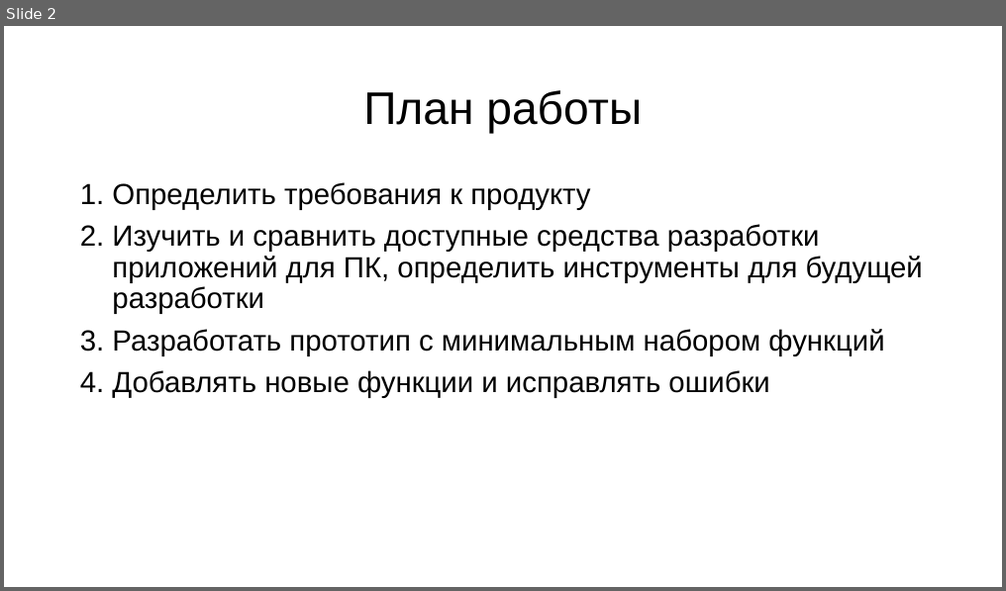
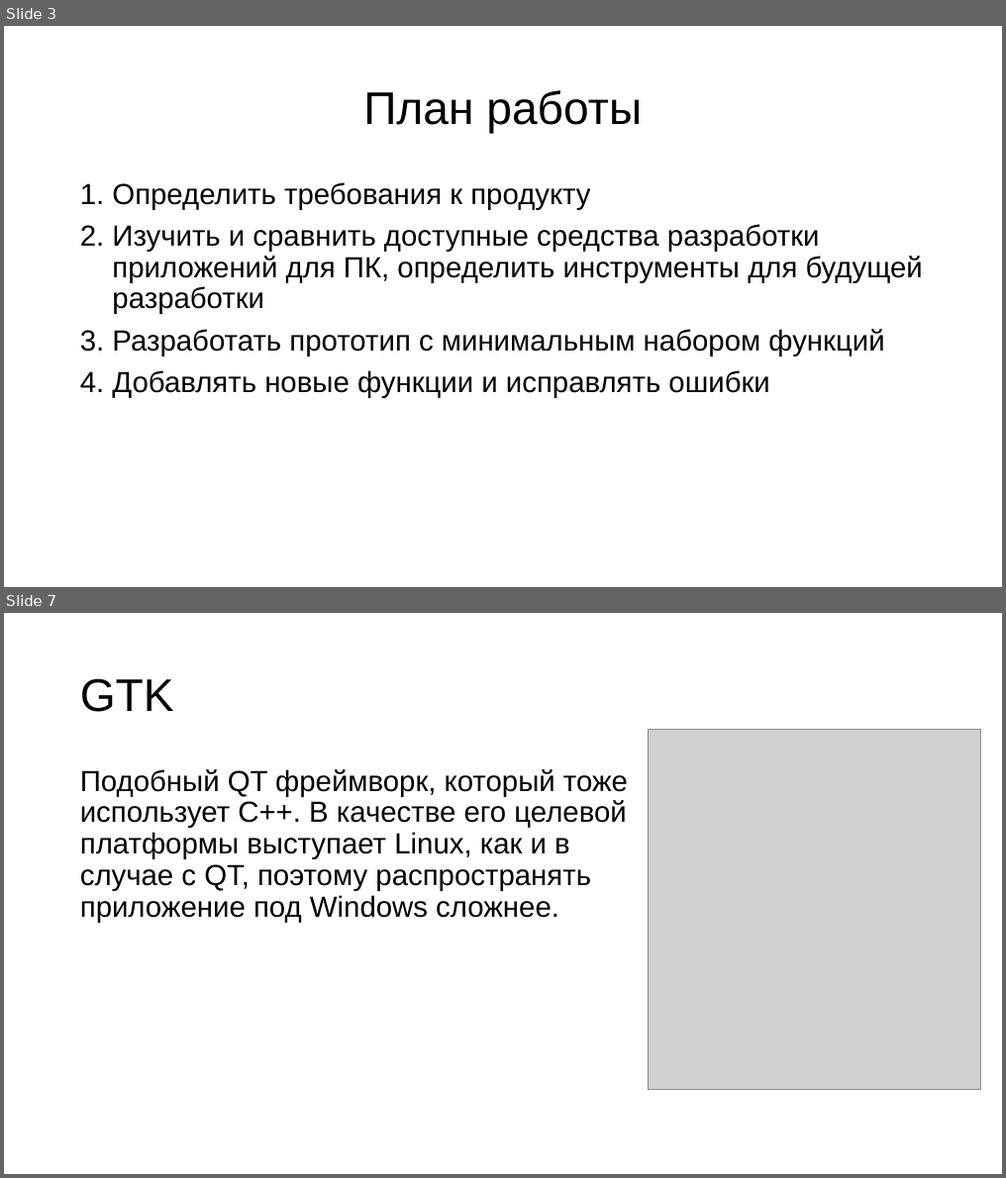
Before and after one commit to ShinyZero0/project, a slide deck: Melnik-Pavel-11A.pptx. Shown one above the other, each under a label of ours: slide 2 before the commit, slides 3 and 7 after it; the slides between them are not shown. The pictures are 1006x591 and 1006x1178 pixels, drawn with LibreOffice and Linux fonts; fonts in the diff are those of the drawing; grey boxes stand for pictures. Boxes give left, top, right and bottom in pixels: in the first picture for what was removed or moved away, otherwise in the second. Text is boxed around its words. In the diff, an @@ line names an element or a change of style, - is before the commit and + after.

```diff
--- a/Melnik-Pavel-11A.pptx
+++ b/Melnik-Pavel-11A.pptx
@@ slide 7 added at [4, 613, 1002, 1174], background #FFFFFF @@
@@ title added at [80, 678, 174, 712], 44 pt, text #000000 @@
+GTK
@@ picture added at [648, 730, 981, 1090] @@
@@ text added at [80, 769, 628, 923], 28 pt, text #000000 @@
+Подобный QT фреймворк, который тоже использует C++. В качестве его целевой платформы выступает Linux, как и в случае с QT, поэтому распространять приложение под Windows сложнее.
@@ what was slide 2 is now slide 3 @@
```
Also in this commit, not shown: 4 slides changed, 11 other slides added.
